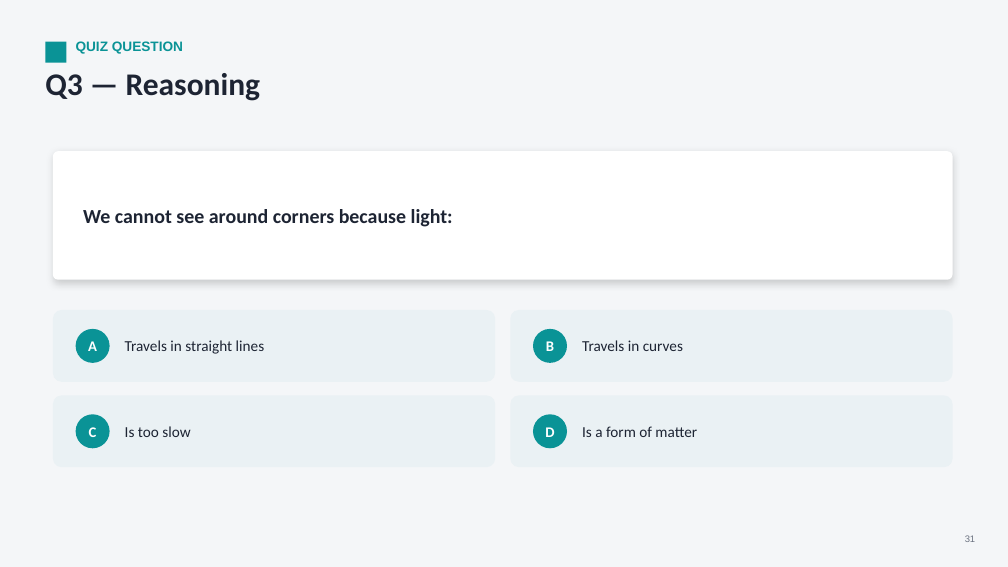
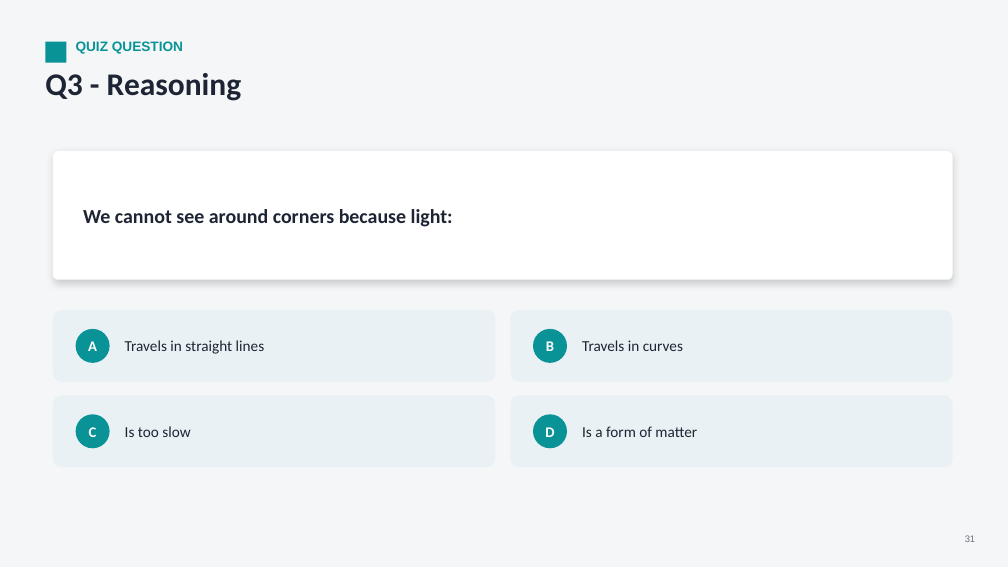
Before and after one commit to parmeshwars2911/MyFirstAR, a slide deck: slide 31 of ppt/Grade06/G06_S52_Light_1.pptx. Drawn at 1008x567 pixels with LibreOffice and Linux fonts; fonts in the diff are those of the drawing. Boxes give left, top, right and bottom in pixels: in the first picture for what was removed or moved away, otherwise in the second. Text is boxed around its words. In the diff, an @@ line names an element or a change of style, - is before the commit and + after.

```diff
--- a/ppt/Grade06/G06_S52_Light_1.pptx
+++ b/ppt/Grade06/G06_S52_Light_1.pptx
@@ text at [45,73,241,101]: text changed @@
-Q3 — Reasoning
+Q3 - Reasoning
```
Also in this commit, not shown: 20 other slides changed, 11 other files.
